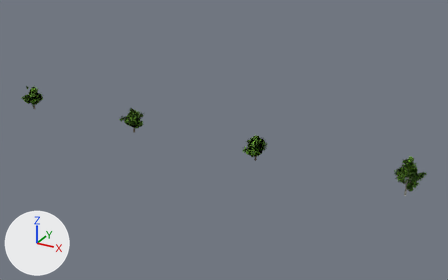
The glTF model godot-world-fracture/models/foliage/broadleaf.glb as it was, and as the next commit left it.
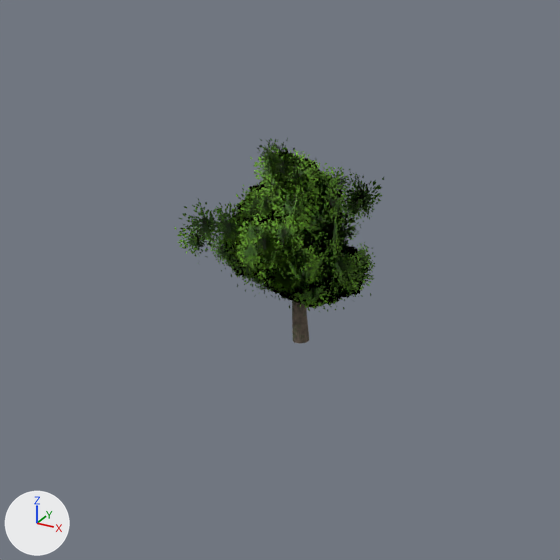
The first picture shows the older version from a 50 mm camera at (217.9, -204.3, 108.0) aimed at (103.0, 4.6, 3.5). The close-ups show the older and then the newer version on the part from 22% to 37% of the width and 33% to 57% of the height of that picture. Only the edits that show in the close-ups are written down. The axes (+X, +Y, +Z) are drawn at lower left. The lights are the same throughout. Where no turn or scale is listed for an object, it has been applied to the vertices. Vertices at exactly the same position are counted once.

Names of what the first close-up shows: 'broadleaf_leaves_8' and 1 more.
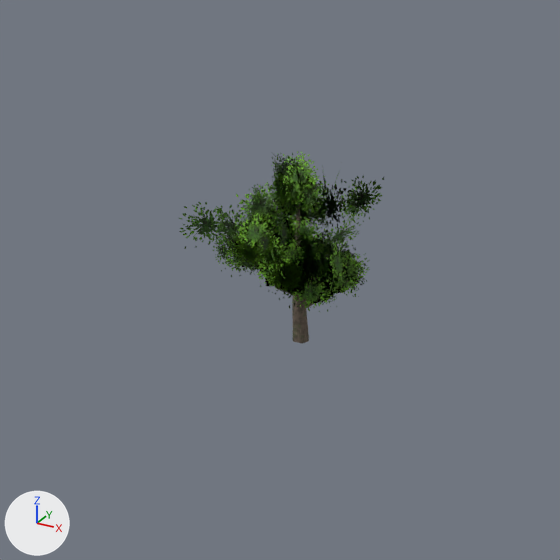
Where the change shows, as pixel boxes [x1, y1, x2, y2] in the close-ups (560 x 560 px):
```json
{"object": "broadleaf_leaves_8", "change": "reshaped", "before": [175, 138, 384, 312], "after": [179, 151, 384, 312], "on screen": "7% shorter"}
{"part": 1, "of": "me_broadleaf_leaves_8", "change": "deleted", "before": [175, 138, 376, 310], "on screen": "green"}
```

The change, as JSON lines over the scene's bpy script:
```json
{"block": "me_broadleaf_leaves_8", "where": "# used by ob_broadleaf_leaves_8; location = (30.0, 0.0, 0.0)"}
{"op": "remove", "block": "me_broadleaf_leaves_8", "code": "me_broadleaf_leaves_8.from_pydata(...)  # 2400 vertices, 1200 faces; spans x 24.04..35.17, y -5.8..4.61, z 1.85..11.87"}
{"op": "add", "block": "me_broadleaf_leaves_8", "code": "me_broadleaf_leaves_8.from_pydata(...)  # 732 vertices, 366 faces; spans x 25.27..34.14, y -5.4..4.61, z 1.85..11.28"}
{"block": "me_broadleaf_leaves_8", "change": "me_broadleaf_leaves_8 part 1: 417 loose pieces with 1668 vertices, spanning x 24.04..35.17, y -5.8..4.38, z 1.85..11.87, are deleted"}
```
